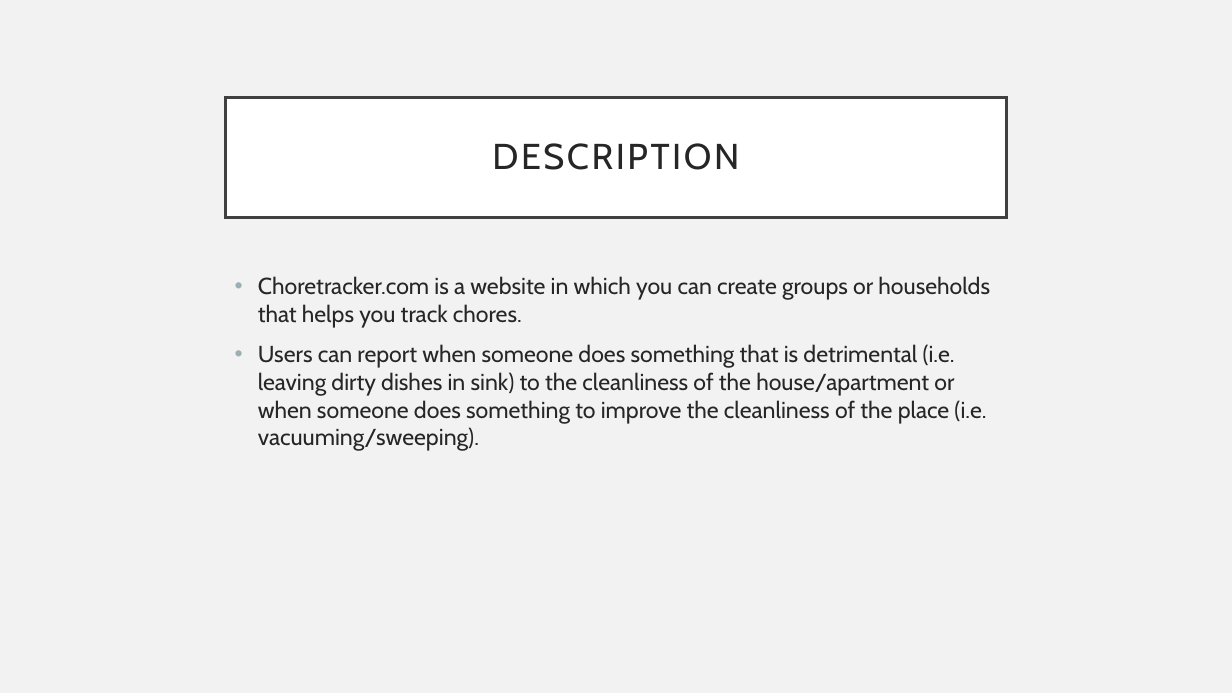
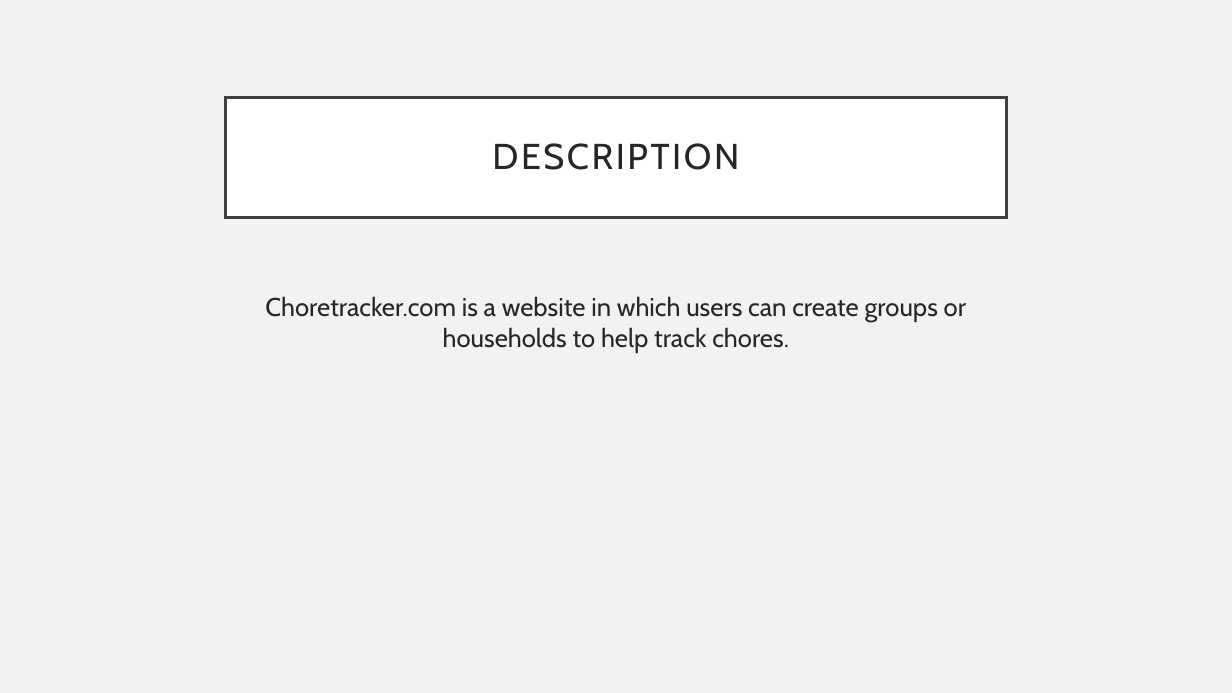
Before and after one commit to Risch1997/IIT-Project, a slide deck: slide 3 of OUR PRESENTATION.pptx (slide 2 before the commit). Drawn at 1232x693 pixels with LibreOffice and Linux fonts; fonts in the diff are those of the drawing. Boxes give left, top, right and bottom in pixels: in the first picture for what was removed or moved away, otherwise in the second. Text is boxed around its words. In the diff, an @@ line names an element or a change of style, - is before the commit and + after.

```diff
--- a/OUR PRESENTATION.pptx
+++ b/OUR PRESENTATION.pptx
@@ text at [265, 296, 966, 353]: text changed; size 18 to 20 pt @@
-• Choretracker.com is a website in which you can create groups or households that helps you track chores.
-• Users can report when someone does something that is detrimental (i.e. leaving dirty dishes in sink) to the cleanliness of the house/apartment or when someone does something to improve the cleanliness of the place (i.e. vacuuming/sweeping).
+Choretracker.com is a website in which users can create groups or households to help track chores.
```
Also in this commit, not shown: 7 other slides changed, 5 slides added, 4 other files.
